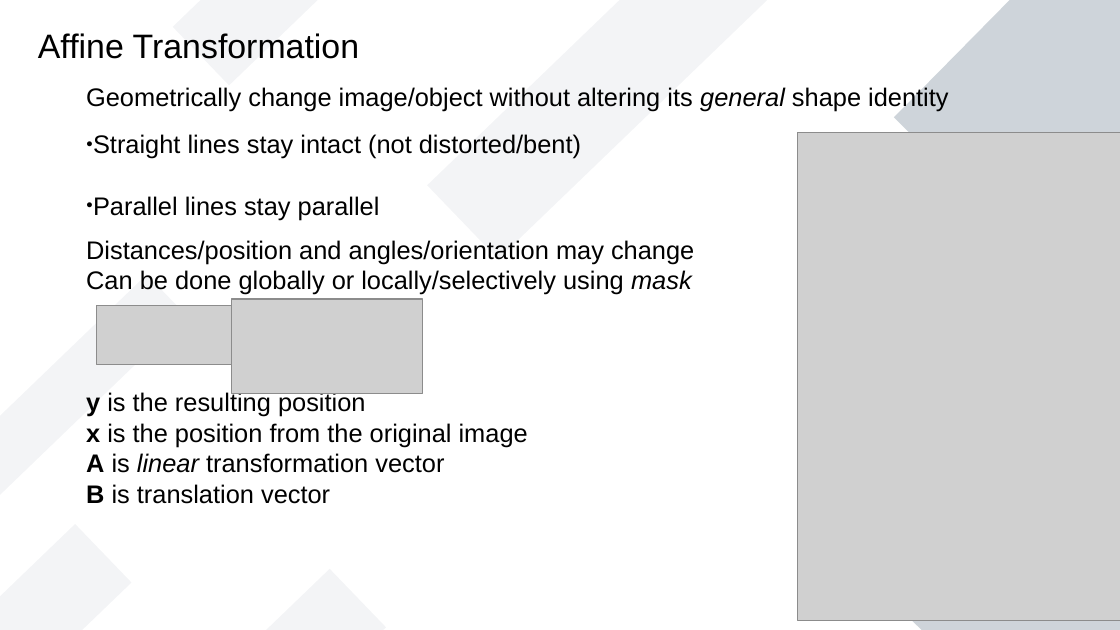
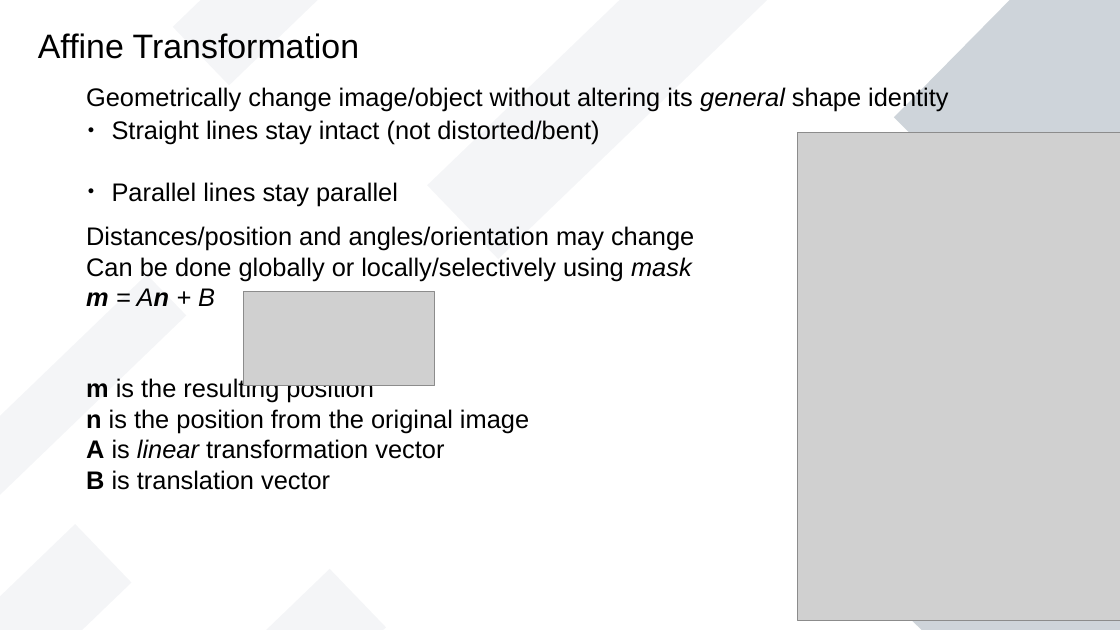
Before and after one commit to jendralhxr/imgproccompvis, a slide deck: slide 2 of geometrictransform.odp (slide 3 before the commit). Drawn at 1120x630 pixels with LibreOffice and Linux fonts; fonts in the diff are those of the drawing; grey boxes stand for pictures. Boxes give left, top, right and bottom in pixels: in the first picture for what was removed or moved away, otherwise in the second. Text is boxed around its words. In the diff, an @@ line names an element or a change of style, - is before the commit and + after.

```diff
--- a/geometrictransform.odp
+++ b/geometrictransform.odp
@@ rectangle at (x1=428, y1=0, x2=776, y2=259): fill #8D99AE at 10% opacity to #8D99AE at 9% opacity @@
@@ text at (x1=112, y1=120, x2=599, y2=206): indent changed; less space between paragraphs @@
@@ rectangle at (x1=0, y1=274, x2=186, y2=515): fill #8D99AE at 10% opacity to #8D99AE at 9% opacity @@
@@ text at (x1=86, y1=288, x2=529, y2=433): text changed @@
-y is the resulting position
-x is the position from the original image
+m = An + B
+m is the resulting position
+n is the position from the original image
@@ picture moved from (x1=232, y1=299, x2=423, y2=393) to (x1=244, y1=292, x2=435, y2=386) @@
@@ picture removed at (x1=97, y1=306, x2=263, y2=364) @@
```
Also in this commit, not shown: 7 other slides changed, 1 slide added, 1 other file.
